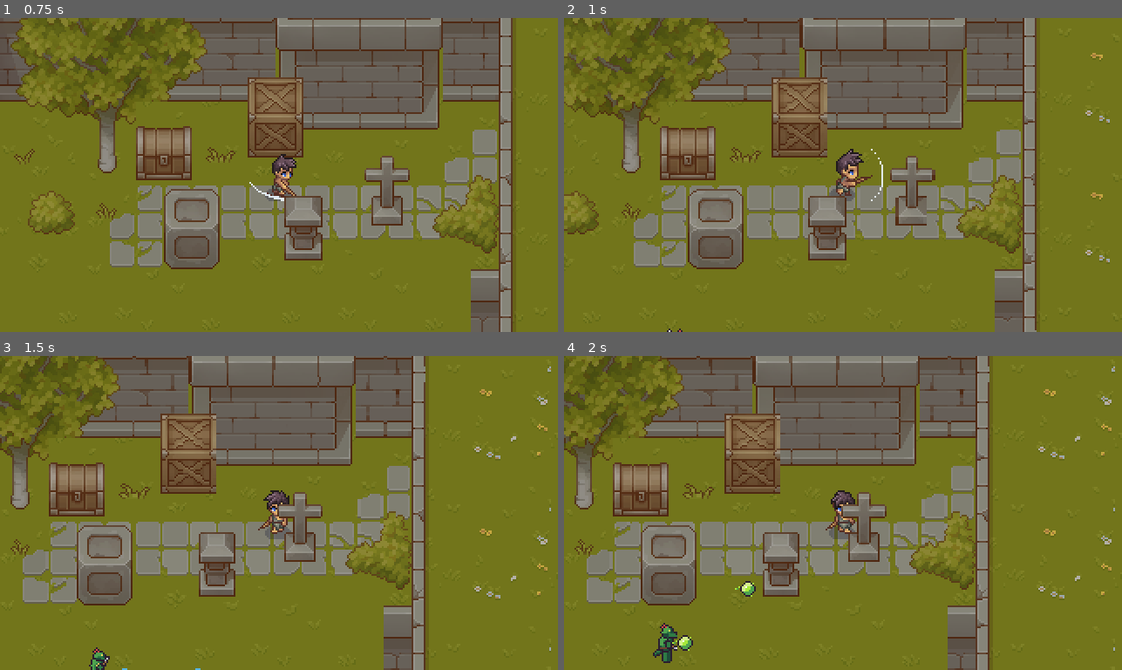
Above: before the commit, frames 1-4 (two rows, left to right).
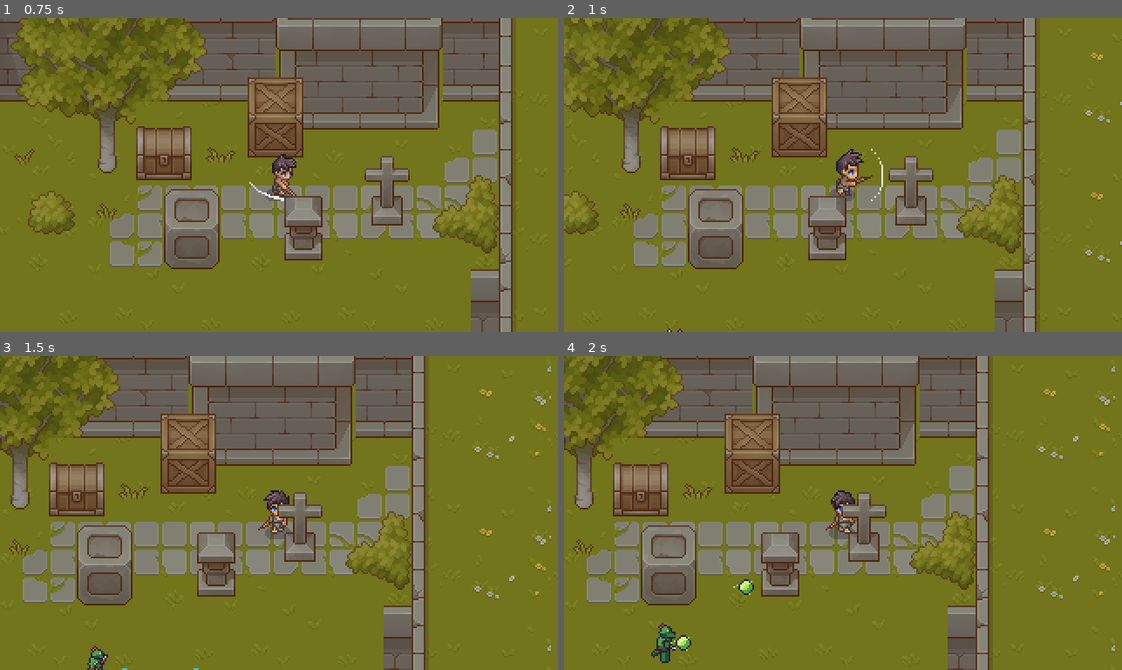
Above: after the commit, the same moments.

Repository: Killpitalih/Return-to-Sender
Game: Godot game, scene res://scenes/levels/main.tscn
Same seed, same stepped clock (60 frames per second), same inputs: the game is played once before the commit and once after it.
Inputs (mouse positions are in pixels of both pictures, inside the frame that each line leads up to):
- Up to frame 1 (0.75 s): move the mouse to (401, 159) at 0.52 s; hold D (move_right) from 0.53 s (still down); tap Space (bounce) at 0.6 s
- Up to frame 2 (1 s): keep holding D (move_right)
- Up to frame 3 (1.5 s): move the mouse to (167, 528) at 1.27 s; release D (move_right) at 1.28 s; hold S (move_down) from 1.28 s (still down); tap Space (bounce) at 1.35 s
- Up to frame 4 (2 s): keep holding S (move_down)

Frame 1 is identical in both runs. In frame 2, 1.6% of the frame differs, in the area x 0-100%, y 0-100%; in frame 3, 2.0%; in frame 4, 2.3%, in the area x 1-99%, y 0-100%.

Commit message:
Small changes

Diff:
--- a/project.godot
+++ b/project.godot
@@ -75,3 +75,4 @@
 rendering_device/driver.windows="d3d12"
 renderer/rendering_method="gl_compatibility"
 renderer/rendering_method.mobile="gl_compatibility"
+2d/snap/snap_2d_transforms_to_pixel=true
--- a/scenes/levels/decorations.tscn
+++ b/scenes/levels/decorations.tscn
@@ -516,10 +516,8 @@
 15:20/0 = 0
 15:20/0/physics_layer_0/polygon_0/points = PackedVector2Array(-8, -0.8992939, 0, -1.4388695, 0.71943474, 8, -8, 8)
 18:20/0 = 0
-18:20/0/z_index = -3
 18:20/0/physics_layer_0/polygon_0/points = PackedVector2Array(-8, -8, 8, -8, 8, 8, -8, 8)
 19:20/0 = 0
-19:20/0/z_index = -3
 19:20/0/physics_layer_0/polygon_0/points = PackedVector2Array(-8, -8, 8, -8, 8, 8, -8, 8)
 22:20/0 = 0
 22:20/0/physics_layer_0/polygon_0/points = PackedVector2Array(-0.35971832, -8, 8, -8, 8, -3.5971737, 8, 1.4388714, 3.2374573, -2.5180216)
--- a/scenes/player/player.gd
+++ b/scenes/player/player.gd
@@ -24,7 +24,8 @@
 
 	# Remember last movement direction
 	if direction != Vector2.ZERO:
-		facing_direction = direction
+		facing_direction = choose_facing_direction(direction)
+		#facing_direction = direction
 
 	# Attack toward mouse cursor
 	if Input.is_action_just_pressed("bounce"):
@@ -104,3 +105,39 @@
 		return action
 
 	return ""
+
+
+func choose_facing_direction(direction: Vector2) -> Vector2:
+	var horizontal: Vector2
+
+	if direction.x > 0:
+		horizontal = Vector2.RIGHT
+	else:
+		horizontal = Vector2.LEFT
+
+	var vertical: Vector2
+
+	if direction.y > 0:
+		vertical = Vector2.DOWN
+	else:
+		vertical = Vector2.UP
+
+	# Only moving vertically
+	if is_zero_approx(direction.x):
+		return vertical
+
+	# Only moving horizontally
+	if is_zero_approx(direction.y):
+		return horizontal
+
+	# Moving diagonally:
+	# Keep facing the previous direction if possible
+	if facing_direction == horizontal:
+		return horizontal
+
+	if facing_direction == vertical:
+		return vertical
+
+	# Default to vertical if changing from
+	# an unrelated direction
+	return vertical
--- a/scenes/player/player.tscn
+++ b/scenes/player/player.tscn
@@ -948,3 +948,4 @@
 [node name="BounceAttack" parent="." unique_id=1757434697 instance=ExtResource("4_lvxji")]
 
 [node name="Camera2D" type="Camera2D" parent="." unique_id=1859974450]
+process_callback = 0
--- a/scripts/bounce_attack.gd
+++ b/scripts/bounce_attack.gd
@@ -16,6 +16,7 @@
 
 var is_attacking: bool = false
 var aim_direction: Vector2 = Vector2.DOWN
+var reflected_this_attack: bool = false
 
 @onready var hitbox: CollisionShape2D = $CollisionShape2D
 @onready var active_timer: Timer = $ActiveTimer
@@ -51,6 +52,8 @@
 	rotation = aim_direction.angle()
 
 	# Activate attack
+	# Activate attack
+	reflected_this_attack = false
 	is_attacking = true
 	monitoring = true
 	hitbox.set_deferred("disabled", false)
@@ -71,10 +74,29 @@
 	attack_finished.emit()
 
 
+
 func _on_area_entered(area: Area2D) -> void:
+	# Attack must be active
 	if not is_attacking:
 		return
 
-	if area is Projectile:
-		if not area.is_reflected:
-			area.bounce_toward(get_global_mouse_position())
+	# Already reflected one projectile?
+	if reflected_this_attack:
+		return
+
+	# Only interact with projectiles
+	var projectile := area as Projectile
+
+	if projectile == null:
+		return
+
+	# Don't reflect the same projectile twice
+	if projectile.is_reflected:
+		return
+
+	# Bounce projectile toward mouse
+	projectile.bounce_toward(get_global_mouse_position())
+
+	# Only count a successful reflection
+	if projectile.is_reflected:
+		reflected_this_attack = true
